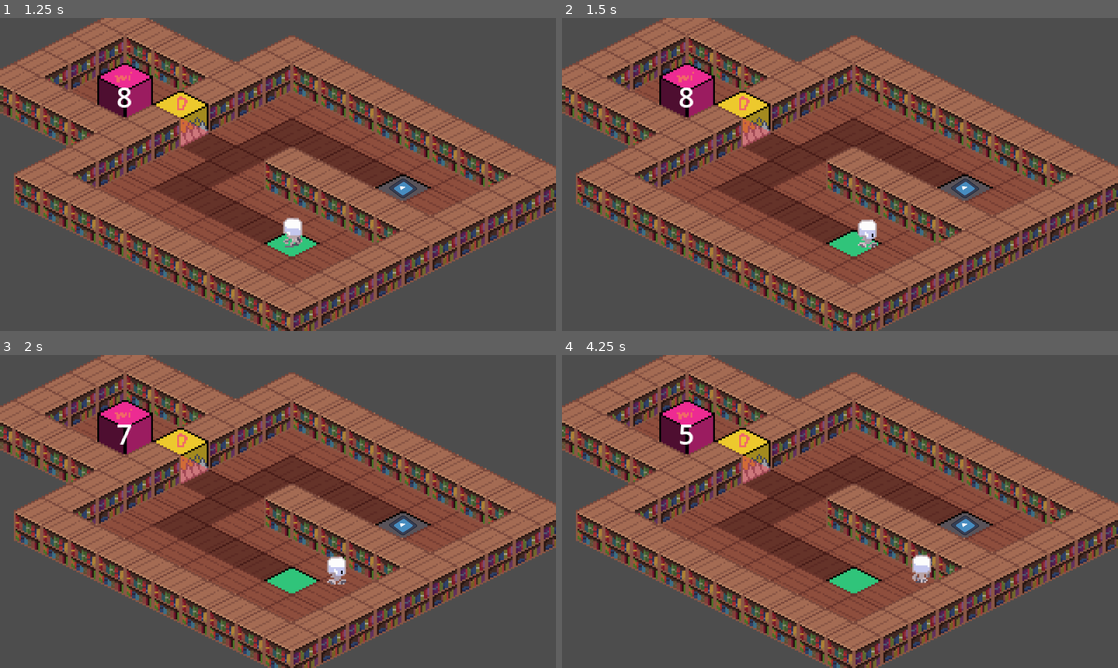
Above: before the commit, frames 1-4 (two rows, left to right).
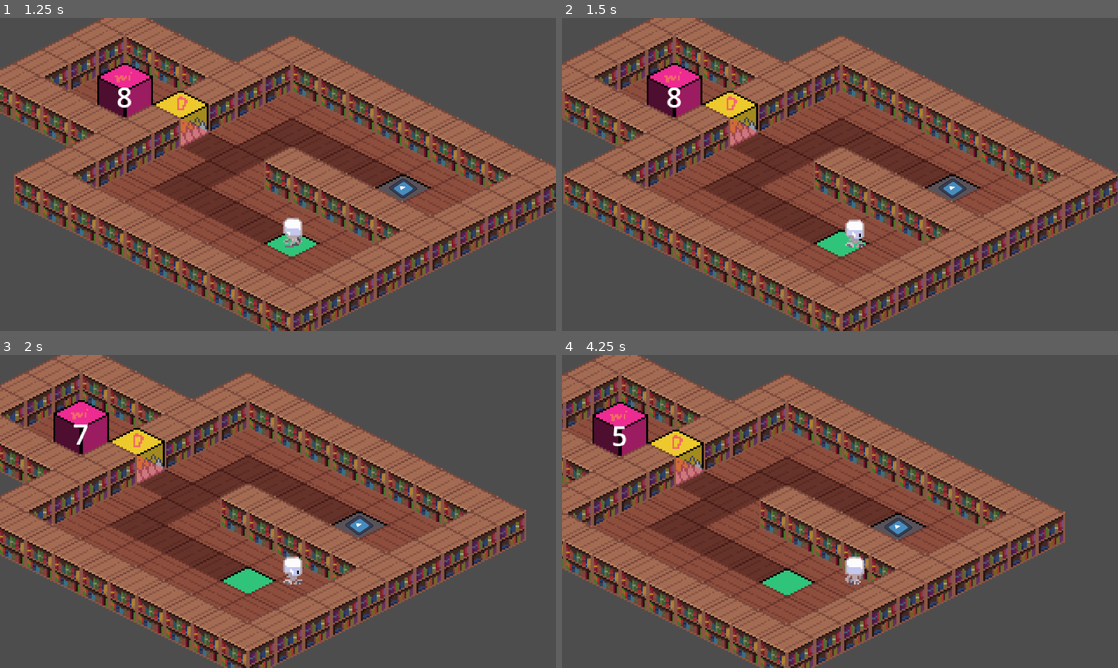
Above: after the commit, the same moments.

Repository: kokiheey/game-jam-repo
Game: Godot game, scene res://main_menu.tscn
Two runs of this game, one before a commit and one after it. Both use one fixed random seed, a clock stepped at 60 frames per second and the inputs below. The engine's default icon, where the game draws it, is replaced by a stand-in: a white triangle on a blue panel in a dark square.
Inputs:
- Up to frame 1 (1.25 s): click "PLAY" at 0.5 s
- Up to frame 2 (1.5 s): tap Enter at 1.25 s; hold Right (ui_right) from 1.28 s (still down); hold E (interact) from 1.28 s (still down)
- Up to frame 3 (2 s): keep holding Right (ui_right); keep holding E (interact)
- Up to frame 4 (4.25 s): release Right (ui_right) at 2.03 s; release E (interact) at 2.03 s; hold Down (ui_down) 2.03-2.78 s; tap E (interact) at 2.1, 3.6 s; hold Right (ui_right) 2.78-3.53 s; hold E (interact) 2.78-3.53 s; hold Up (ui_up) from 3.53 s (still down)

Frame 1 is identical in both runs. In frame 2, 37% of the frame differs, in the area x 0-100%, y 0-100%; in frame 3, 55%; in frame 4, 61%.

Commit message:
Change object names

Diff:
--- a/gmtk2025/Scenes/Levels/level_0.tscn
+++ b/gmtk2025/Scenes/Levels/level_0.tscn
@@ -12,52 +12,54 @@
 
 [node name="Level0" type="Node2D"]
 
-[node name="Camera2D" type="Camera2D" parent="."]
-position = Vector2(88, 56)
-scale = Vector2(3.01811, 0.0794471)
-
 [node name="Floor" type="Node2D" parent="."]
 y_sort_enabled = true
 
-[node name="TileMapLayer" type="TileMapLayer" parent="Floor"]
+[node name="FloorLayer" type="TileMapLayer" parent="Floor"]
 tile_map_data = PackedByteArray("AAADAP//AgAAAAEAAAAEAAEAAgABAAEAAAAEAAIAAgABAAEAAAAEAAMAAgABAAEAAAAFAAEAAgAAAAEAAAAFAA …(992 unchanged characters)…
 tile_set = ExtResource("1_r74qd")
 
-[node name="PressurePlate2" parent="." node_paths=PackedStringArray("toggles") instance=ExtResource("3_kj5ij")]
+[node name="Toggles" type="Node2D" parent="."]
+
+[node name="PressurePlate2" parent="Toggles" node_paths=PackedStringArray("toggles") instance=ExtResource("3_kj5ij")]
 position = Vector2(160, 64)
-toggles = [NodePath("../Objects/Door")]
+toggles = [NodePath("../../Objects/Door")]
 
 [node name="Objects" type="Node2D" parent="."]
 y_sort_enabled = true
 
-[node name="TileMapLayer2" type="TileMapLayer" parent="Objects"]
+[node name="NextLevelTrigger" parent="Objects" instance=ExtResource("2_um5o3")]
+position = Vector2(0, 8)
+scene = ExtResource("3_um5o3")
+
+[node name="WallLayer" type="TileMapLayer" parent="Objects"]
 y_sort_enabled = true
 tile_map_data = PackedByteArray("AAACAAUAAgAEAAEAAAADAAUAAgAEAAEAAAAEAAUAAgAEAAEAAAAFAAUAAgAEAAEAAAAGAAUAAgAEAAEAAAAHAA …(736 unchanged characters)…
 tile_set = ExtResource("1_r74qd")
 y_sort_origin = 6
 x_draw_order_reversed = true
 
+[node name="Door" parent="Objects" instance=ExtResource("6_kj5ij")]
+position = Vector2(32, 24)
+
 [node name="Player" parent="Objects" instance=ExtResource("4_1ih7c")]
 z_index = 0
 position = Vector2(97, 88)
 startAnimation = "up_left"
 
-[node name="NextLevelTrigger" parent="Objects" instance=ExtResource("2_um5o3")]
-position = Vector2(0, 8)
-scene = ExtResource("3_um5o3")
+[node name="Camera2D" type="Camera2D" parent="Objects/Player"]
+position = Vector2(-9, -32)
+scale = Vector2(3.01811, 0.0794471)
 
-[node name="Door" parent="Objects" instance=ExtResource("6_kj5ij")]
-position = Vector2(32, 24)
+[node name="spawn" type="Node2D" parent="."]
+position = Vector2(97, 88)
 
 [node name="ReplayManager" type="Node" parent="." node_paths=PackedStringArray("player", "spawn_position")]
 script = ExtResource("7_1ih7c")
 restart_time = 8.0
 player = NodePath("../Objects/Player")
-spawn_position = NodePath("../spawnpos")
+spawn_position = NodePath("../spawn")
 metadata/_custom_type_script = "uid://hy2gnb8ff6s7"
-
-[node name="spawnpos" type="Node2D" parent="."]
-position = Vector2(97, 88)
 
 [node name="MusicSelector" parent="." instance=ExtResource("9_456kb")]
 music = ExtResource("10_fywi0")
--- a/gmtk2025/Scenes/Levels/level_3.tscn
+++ b/gmtk2025/Scenes/Levels/level_3.tscn
@@ -7,6 +7,8 @@
 [ext_resource type="PackedScene" uid="uid://dcqee2htxhio6" path="res://Scenes/player.tscn" id="5_dl55b"]
 [ext_resource type="PackedScene" uid="uid://cvbqxebbomqd8" path="res://Scenes/pushable_box.tscn" id="6_167vu"]
 [ext_resource type="Script" uid="uid://hy2gnb8ff6s7" path="res://Scripts/replay_manager.gd" id="6_osqx1"]
+[ext_resource type="PackedScene" uid="uid://be2h6t0jc2w50" path="res://Scenes/music_selector.tscn" id="8_4ahh4"]
+[ext_resource type="AudioStream" uid="uid://dieyorbawutc8" path="res://Assets/Tracks/level_theme.wav" id="9_dl55b"]
 
 [sub_resource type="PackedScene" id="PackedScene_sy7oa"]
 
@@ -32,9 +34,6 @@
 [node name="Objects" type="Node2D" parent="."]
 y_sort_enabled = true
 
-[node name="PushableBox" parent="Objects" instance=ExtResource("6_167vu")]
-position = Vector2(192, 72)
-
 [node name="NextLevelTrigger" parent="Objects" instance=ExtResource("3_x1k1j")]
 position = Vector2(336, 0)
 scene = SubResource("PackedScene_sy7oa")
@@ -45,6 +44,9 @@
 tile_set = ExtResource("1_yy6i0")
 y_sort_origin = 6
 x_draw_order_reversed = true
+
+[node name="PushableBox" parent="Objects" instance=ExtResource("6_167vu")]
+position = Vector2(192, 72)
 
 [node name="Door" parent="Objects" instance=ExtResource("4_4ahh4")]
 position = Vector2(304, 16)
@@ -69,3 +71,6 @@
 spawn_position = NodePath("../spawn")
 MAX_GHOSTS = 2
 metadata/_custom_type_script = "uid://hy2gnb8ff6s7"
+
+[node name="MusicSelector" parent="." instance=ExtResource("8_4ahh4")]
+music = ExtResource("9_dl55b")
Not shown: 1 places in gmtk2025/Scenes/Levels/level_3.tscn that only renumber resources
